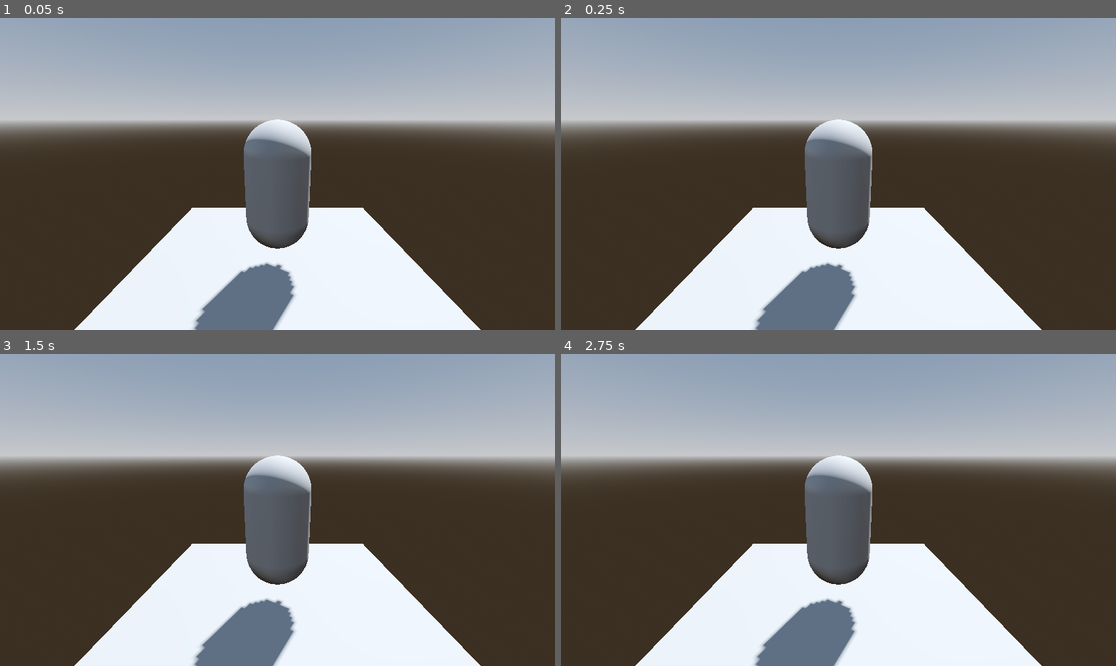
Above: before the commit, frames 1-4 (two rows, left to right).
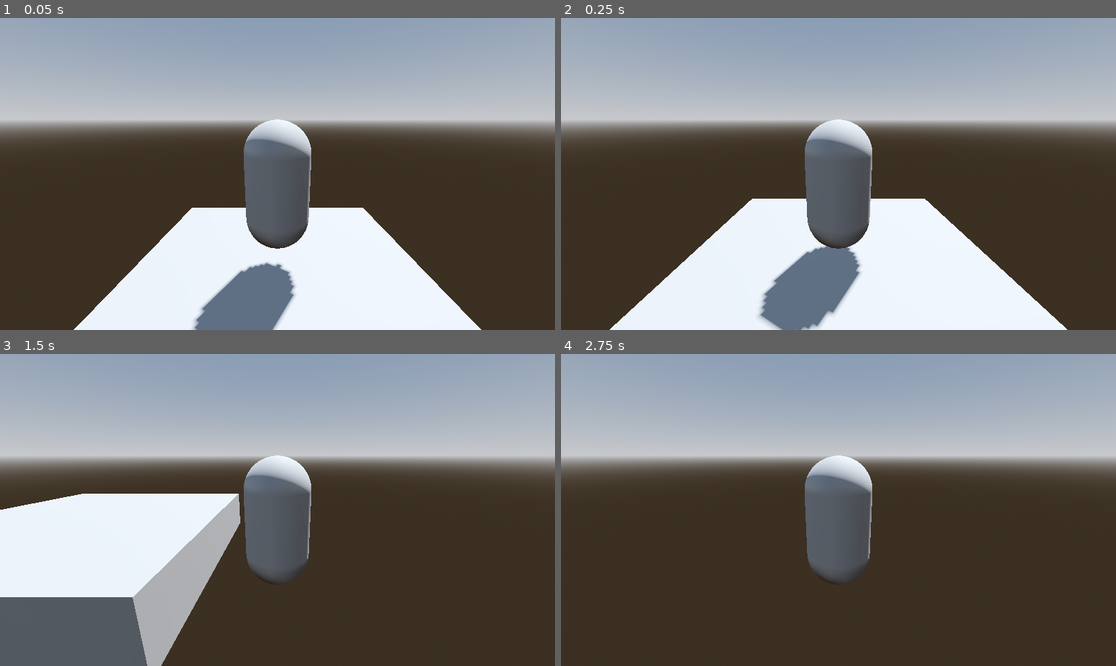
Above: after the commit, the same moments.

Repository: ChWh2/Thailand-Horror-Jam-2024
Game: Godot game, scene res://Scenes/main.tscn
The game is run twice, just before and just after one commit, with the same random seed, the same clock (stepped at 60 frames per second) and the same inputs. Before the commit the project has no main scene; this scene is started directly in both runs.
Inputs:
- Up to frame 1 (0.05 s): no input
- Up to frame 2 (0.25 s): no input
- Up to frame 3 (1.5 s): hold D (Right, bound only after the commit) 0.53-1.28 s; hold S (Down, bound only after the commit) from 1.28 s (still down)
- Up to frame 4 (2.75 s): release S (Down, bound only after the commit) at 2.03 s; hold D (Right, bound only after the commit) from 2.03 s (still down)

The runs differ from the first frame. In frame 1, 0.1% of the frame differs, in the area x 13-87%, y 61-100%; in frame 2, 4.9%; in frame 3, 35%, in the area x 0-87%, y 44-100%; in frame 4, 19%.

Commit message:
Added Player Movement

Diff:
--- a/Scenes/Player.tscn
+++ b/Scenes/Player.tscn
@@ -1,10 +1,13 @@
-[gd_scene load_steps=3 format=3 uid="uid://chjq0e1hhhrvl"]
+[gd_scene load_steps=4 format=3 uid="uid://chjq0e1hhhrvl"]
+
+[ext_resource type="Script" path="res://Scenes/player.gd" id="1_5it6q"]
 
 [sub_resource type="CapsuleMesh" id="CapsuleMesh_h8dra"]
 
 [sub_resource type="CapsuleShape3D" id="CapsuleShape3D_v7vi2"]
 
 [node name="Player" type="CharacterBody3D"]
+script = ExtResource("1_5it6q")
 
 [node name="MeshInstance3D" type="MeshInstance3D" parent="."]
 mesh = SubResource("CapsuleMesh_h8dra")
--- /dev/null
+++ b/Scenes/player.gd
@@ -0,0 +1,25 @@
+extends CharacterBody3D
+
+
+const SPEED = 5.0
+const JUMP_VELOCITY = 4.5
+
+
+func _physics_process(delta):
+	# Add the gravity.
+	if not is_on_floor():
+		velocity += get_gravity() * delta
+
+	# Handle jump.
+	# Get the input direction and handle the movement/deceleration.
+	# As good practice, you should replace UI actions with custom gameplay actions.
+	var input_dir = Input.get_vector("Left", "Right", "Up", "Down")
+	var direction = (transform.basis * Vector3(input_dir.x, 0, input_dir.y)).normalized()
+	if direction:
+		velocity.x = direction.x * SPEED
+		velocity.z = direction.z * SPEED
+	else:
+		velocity.x = move_toward(velocity.x, 0, SPEED)
+		velocity.z = move_toward(velocity.z, 0, SPEED)
+
+	move_and_slide()
--- a/project.godot
+++ b/project.godot
@@ -11,5 +11,29 @@
 [application]
 
 config/name="Thailand-Horror-Jam-2024"
+run/main_scene="res://Scenes/main.tscn"
 config/features=PackedStringArray("4.3", "Forward Plus")
 config/icon="res://icon.svg"
+
+[input]
+
+Up={
+"deadzone": 0.5,
+"events": [Object(InputEventKey,"resource_local_to_scene":false,"resource_name":"","device":-1,"window_id":0,"alt_pressed":false,"shift_pressed":false,"ctrl_pressed":false,"meta_pressed":false,"pressed":false,"keycode":0,"physical_keycode":87,"key_label":0,"unicode":119,"location":0,"echo":false,"script":null)
+]
+}
+Down={
+"deadzone": 0.5,
+"events": [Object(InputEventKey,"resource_local_to_scene":false,"resource_name":"","device":-1,"window_id":0,"alt_pressed":false,"shift_pressed":false,"ctrl_pressed":false,"meta_pressed":false,"pressed":false,"keycode":0,"physical_keycode":83,"key_label":0,"unicode":115,"location":0,"echo":false,"script":null)
+]
+}
+Left={
+"deadzone": 0.5,
+"events": [Object(InputEventKey,"resource_local_to_scene":false,"resource_name":"","device":-1,"window_id":0,"alt_pressed":false,"shift_pressed":false,"ctrl_pressed":false,"meta_pressed":false,"pressed":false,"keycode":0,"physical_keycode":65,"key_label":0,"unicode":97,"location":0,"echo":false,"script":null)
+]
+}
+Right={
+"deadzone": 0.5,
+"events": [Object(InputEventKey,"resource_local_to_scene":false,"resource_name":"","device":-1,"window_id":0,"alt_pressed":false,"shift_pressed":false,"ctrl_pressed":false,"meta_pressed":false,"pressed":false,"keycode":0,"physical_keycode":68,"key_label":0,"unicode":100,"location":0,"echo":false,"script":null)
+]
+}
